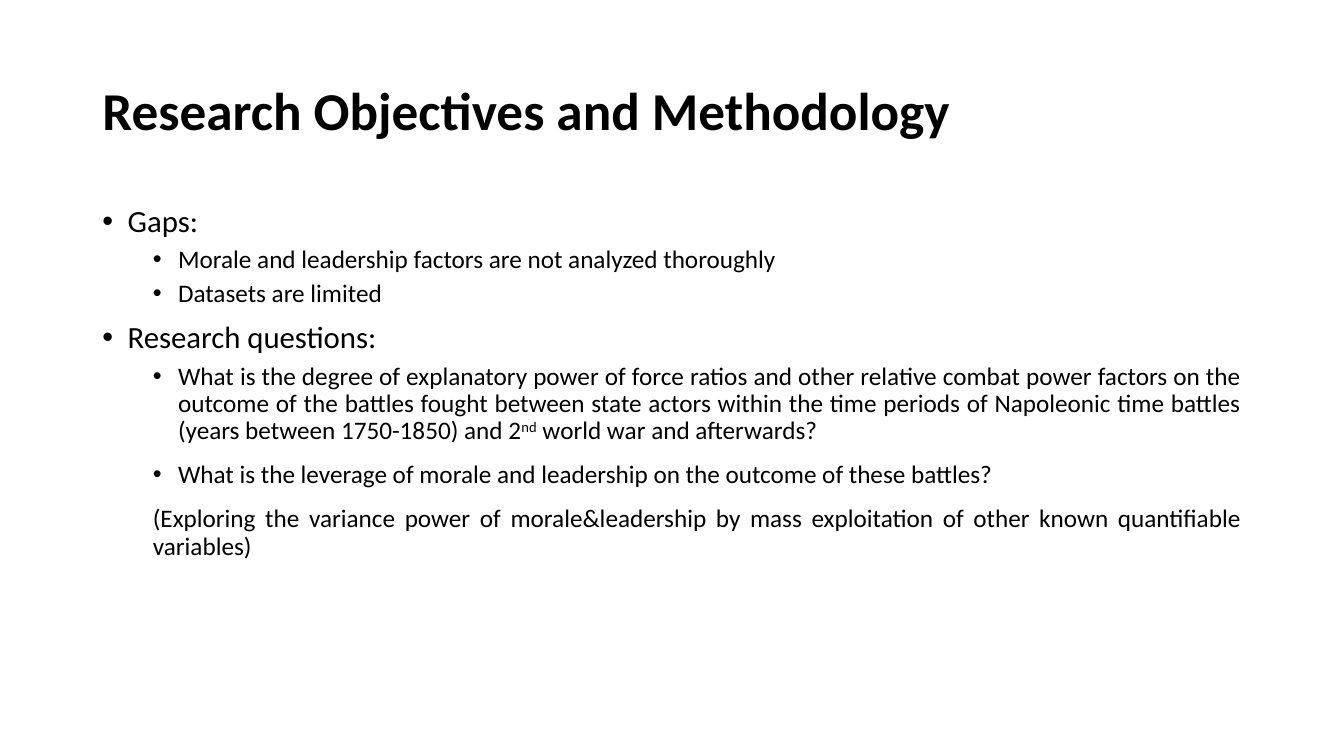
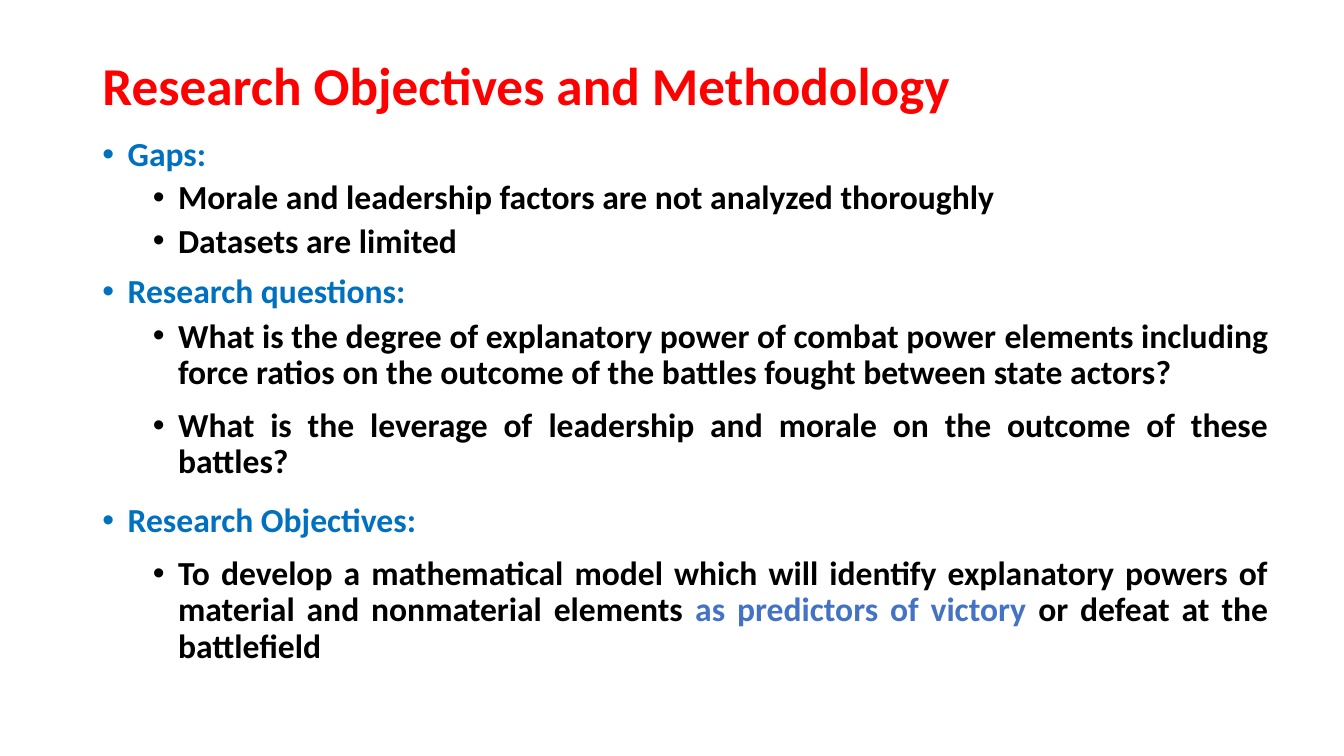
Before and after one commit to GurkanGitHub/PhD, a slide deck: slide 5 of PhD Discussion.pptx (slide 4 before the commit). Drawn at 1344x756 pixels with LibreOffice and Linux fonts; fonts in the diff are those of the drawing. Boxes give left, top, right and bottom in pixels: in the first picture for what was removed or moved away, otherwise in the second. Text is boxed around its words. In the diff, an @@ line names an element or a change of style, - is before the commit and + after.

```diff
--- a/PhD Discussion.pptx
+++ b/PhD Discussion.pptx
@@ title "Research Objectives and Methodology": place and size @@
-title "Research Objectives and Methodology" at bbox=[102, 92, 950, 139]
+title "Research Objectives and Methodology" at bbox=[102, 67, 950, 114]
@@ title "Research Objectives and Methodology" at bbox=[102, 67, 950, 114]: text colour #000000 to #FF0000 @@
@@ text "Gaps:": place and size @@
-text "Gaps:" at bbox=[128, 212, 1240, 559]
+text "Gaps:" at bbox=[128, 144, 1269, 659]
@@ text at bbox=[128, 144, 994, 309]: size 22 to 24 pt, text colour #000000 to #0070C0 in "Gaps:", "Research questions:"; bold on in "Gaps:", "Morale and leadership factors are not analyzed ...", "Datasets are limited", "Research questions:"; size 18 to 24 pt in "Morale and leadership factors are not analyzed ...", "Datasets are limited" @@
@@ text at bbox=[128, 324, 1269, 659]: text changed; size 18 to 24 pt; bold on @@
-  • What is the degree of explanatory power of force ratios and other relative combat power factors on the outcome of the battles fought between state actors within the time periods of Napoleonic time battles (years between 1750-1850) and 2nd world war and afterwards?
-  • What is the leverage of morale and leadership on the outcome of these battles?
-  (Exploring the variance power of morale&leadership by mass exploitation of other known quantifiable variables)
+  • What is the degree of explanatory power of combat power elements including force ratios on the outcome of the battles fought between state actors?
+  • What is the leverage of leadership and morale on the outcome of these battles?
+• Research Objectives:
+  • To develop a mathematical model which will identify explanatory powers of material and nonmaterial elements as predictors of victory or defeat at the battlefield
```
Also in this commit, not shown: 6 other slides changed, 2 slides added, 1 other file.
